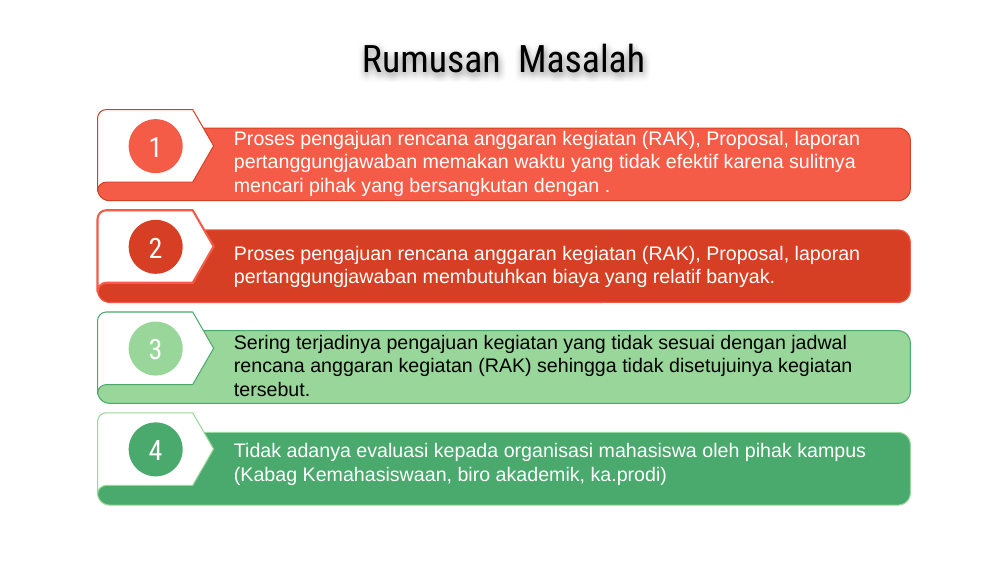
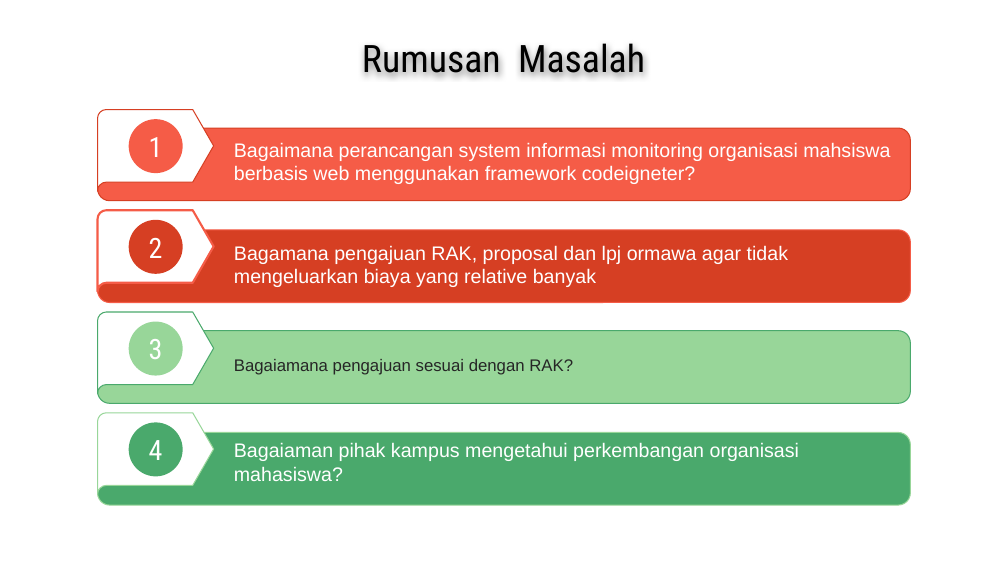
Before and after one commit to islahatun/laporan_Skripsi, a slide deck: slide 4 of bismillah sidang.pptx. Drawn at 1008x567 pixels with LibreOffice and Linux fonts; fonts in the diff are those of the drawing. Boxes give left, top, right and bottom in pixels: in the first picture for what was removed or moved away, otherwise in the second. Text is boxed around its words. In the diff, an @@ line names an element or a change of style, - is before the commit and + after.

```diff
--- a/bismillah sidang.pptx
+++ b/bismillah sidang.pptx
@@ text at (x1=234, y1=143, x2=890, y2=184): text changed @@
-Proses pengajuan rencana anggaran kegiatan (RAK), Proposal, laporan pertanggungjawaban memakan waktu yang tidak efektif karena sulitnya mencari pihak yang bersangkutan dengan .
+Bagaimana perancangan system informasi monitoring organisasi mahsiswa berbasis web menggunakan framework codeigneter?
@@ text at (x1=234, y1=245, x2=788, y2=287): text changed @@
-Proses pengajuan rencana anggaran kegiatan (RAK), Proposal, laporan pertanggungjawaban membutuhkan biaya yang relatif banyak.
+Bagamana pengajuan RAK, proposal dan lpj ormawa agar tidak mengeluarkan biaya yang relative banyak
@@ text at (x1=234, y1=359, x2=573, y2=375): text changed; size 14 to 12 pt; text colour #000000 to #262626 @@
-Sering terjadinya pengajuan kegiatan yang tidak sesuai dengan jadwal rencana anggaran kegiatan (RAK) sehingga tidak disetujuinya kegiatan tersebut.
+Bagaiamana pengajuan sesuai dengan RAK?
@@ text at (x1=234, y1=443, x2=799, y2=481): text changed @@
-Tidak adanya evaluasi kepada organisasi mahasiswa oleh pihak kampus (Kabag Kemahasiswaan, biro akademik, ka.prodi)
+Bagaiaman pihak kampus mengetahui perkembangan organisasi mahasiswa?
```
Also in this commit, not shown: 4 other slides changed, 2 slides added.
